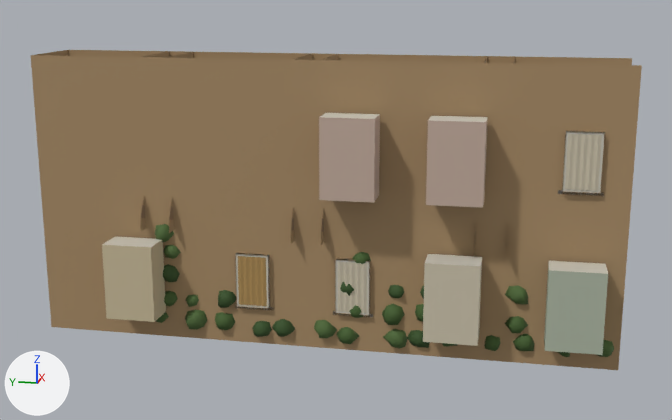
The glTF model assets/models/world/alley_opposite.glb as it was, and as the next commit left it.
One viewpoint serves both versions: a 50 mm camera at (-16.18, 24.09, 8.12) aimed at (4.19, 28.16, 3.03). Arrows for +X, +Y and +Z are at lower left; the lights stay in place. The picture after the commit comes second. Objects named as collision shapes, trigger or cutter boxes, shadow casters or lower levels of detail are left out. Vertices at exactly the same position are counted once.

Objects in the first picture: 'alley_opposite'.
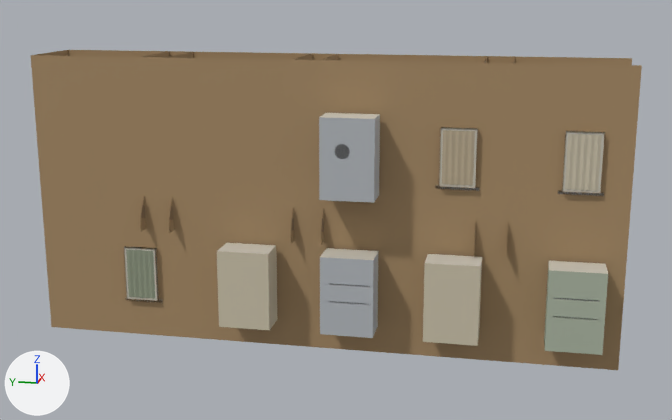
Changed parts and their boxes [x1, y1, x2, y2] in the pictures (672 x 420 px):
part 1 of me_alley_opposite, deleted: before [102, 116, 614, 357]
part 2 of me_alley_opposite, reshaped: before [68, 50, 632, 351]; after [68, 50, 632, 338]
part 3 of me_alley_opposite, recoloured (beige to light grey): [319, 115, 380, 203] in both

Patch to the scene script:
```diff
--- a/assets/models/world/alley_opposite.glb.py
+++ b/assets/models/world/alley_opposite.glb.py
@@ mat_plant @@
+mat_plant = bpy.data.materials.new('plant')
+# nodes: BsdfPrincipled, Math, Mix, OutputMaterial, VertexColor
+# colours: white #e7e7e7, mixed with the vertex colours
@@ me_alley_opposite @@
 # used by ob_alley_opposite; location = (0.0, 0.0, 0.0)
-me_alley_opposite.from_pydata(...)  # 4767 vertices, 6452 faces; spans x 2.49..5.91, y 21.8..35.01, z -0.02..6.5
+me_alley_opposite.from_pydata(...)  # 41111 vertices, 43554 faces; spans x 2.49..5.91, y 21.8..35.01, z 0.0..6.5
+# me_alley_opposite part 1: 167 loose pieces with 1827 vertices, spanning x 2.49..5.91, y 21.91..34.21, z 0.14..5.4, are deleted
+# me_alley_opposite part 2: 11 vertices moved within x 3.2..5.2, y 22.99..32.25, z 0.25..3.95; 1178 vertices removed from x 2.54..5.22, y 22.41..34.11, z -0.02..6.5; 39349 vertices added at x 2.49..5.91, y 22.19..34.98, z 0.0..6.5
+# me_alley_opposite part 3: 6 kept faces spanning x 2.49..3.19, y 27.02..28.18, z 3.65..5.4 get new vertex colours; the middle colour goes from beige #d6bdad to light grey #c7ccd1
+# other edits to the shape of me_alley_opposite do not show in these pictures
 me_alley_opposite.materials.append(mat_house)
 me_alley_opposite.materials.append(mat_glass)
+me_alley_opposite.materials.append(mat_plant)
```
